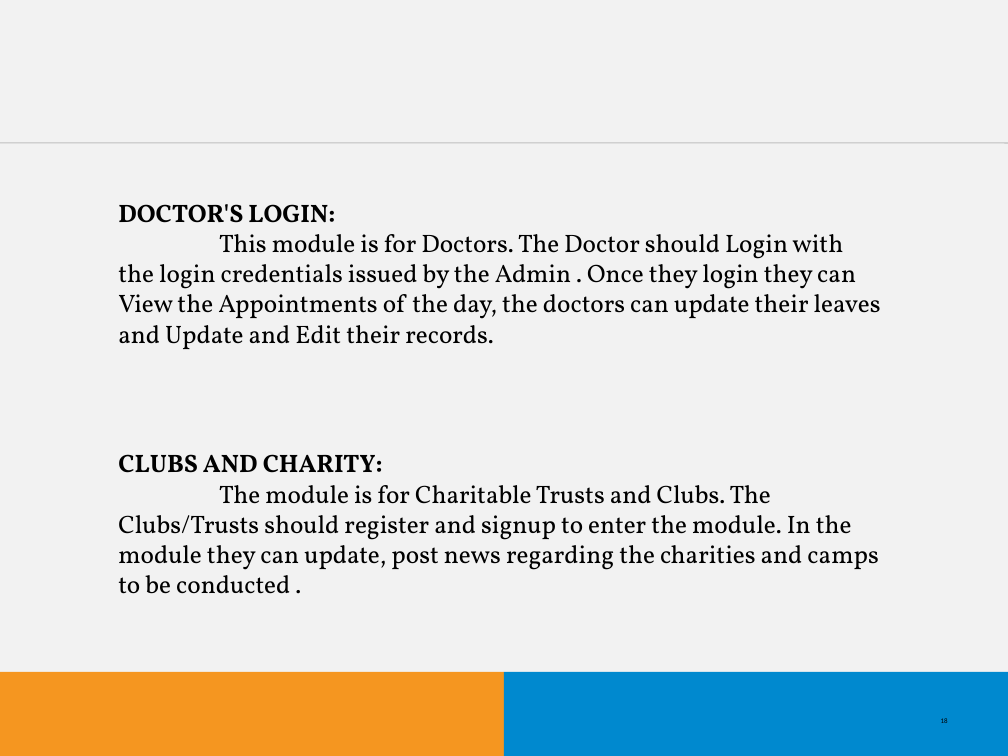
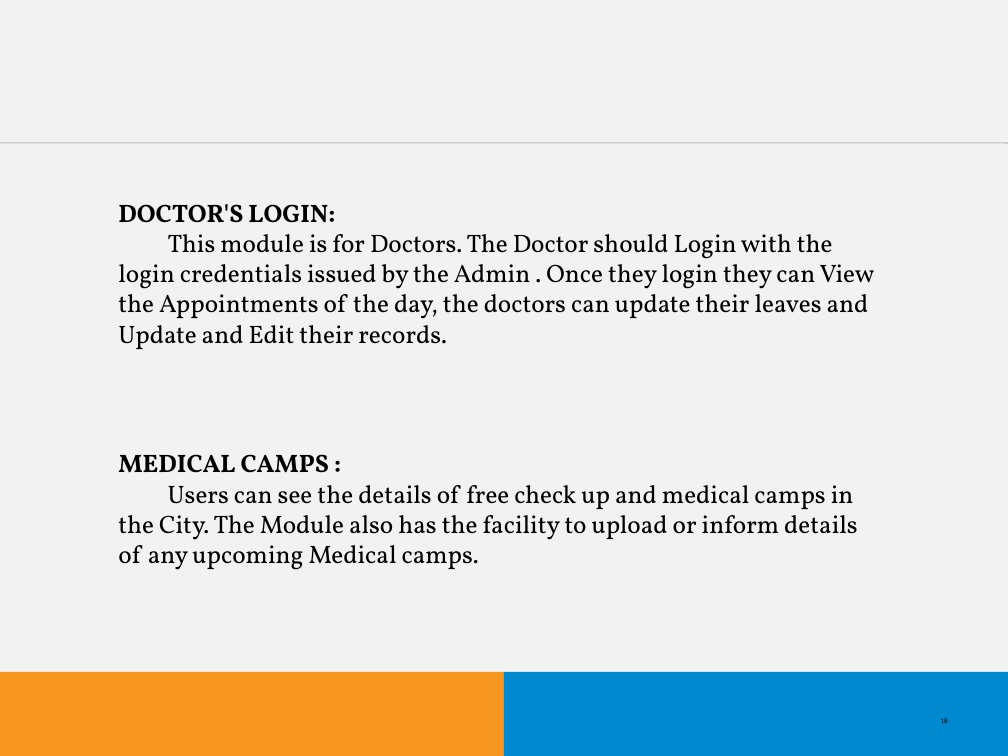
Before and after one commit to VishnuKandoth/clinicare, a slide deck: slide 18 of SYNOPISIS CLINICARE.ppt. Drawn at 1008x756 pixels with LibreOffice and Linux fonts; fonts in the diff are those of the drawing; background and template pictures are left out. Boxes give left, top, right and bottom in pixels: in the first picture for what was removed or moved away, otherwise in the second. Text is boxed around its words. In the diff, an @@ line names an element or a change of style, - is before the commit and + after.

```diff
--- a/SYNOPISIS CLINICARE.ppt
+++ b/SYNOPISIS CLINICARE.ppt
@@ text "DOCTOR'S LOGIN:" rewrapped from (118, 204, 881, 349) to (118, 204, 875, 349) @@
@@ text removed at (118, 454, 878, 594) @@
-CLUBS AND CHARITY:
-The module is for Charitable Trusts and Clubs. The Clubs/Trusts should register and signup to enter the module. In the module they can update, post news regarding the charities and camps to be conducted .
@@ text added at (118, 454, 857, 570), 18 pt, text #000000 @@
+MEDICAL CAMPS :
+Users can see the details of free check up and medical camps in the City. The Module also has the facility to upload or inform details of any upcoming Medical camps.
```
Also in this commit, not shown: 10 other slides changed, 3 other files.
